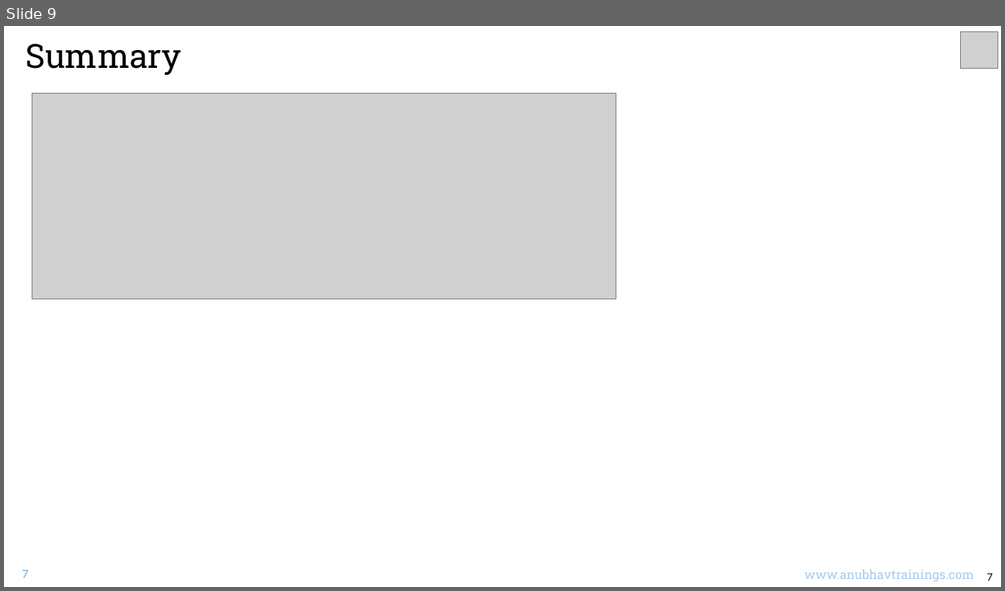
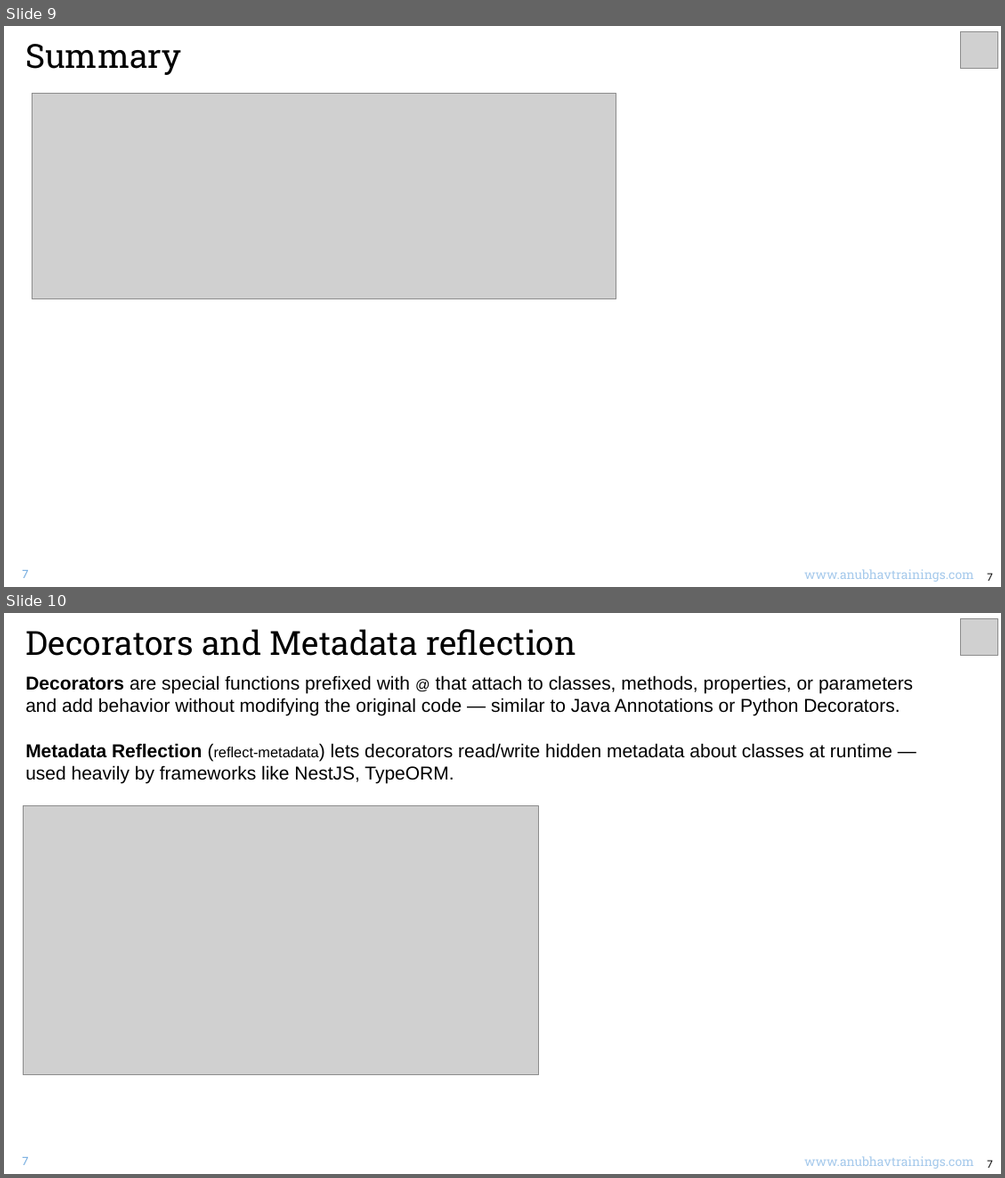
Before and after one commit to soyuztechnologies/typescript_training_capm, a slide deck: Day 2/DAY-2.pptx. Shown one above the other, each under a label of ours: slide 9 before the commit, slides 9 and 10 after it. The pictures are 1005x591 and 1005x1178 pixels, drawn with LibreOffice and Linux fonts; fonts in the diff are those of the drawing; grey boxes stand for pictures. Boxes give left, top, right and bottom in pixels: in the first picture for what was removed or moved away, otherwise in the second. Text is boxed around its words. In the diff, an @@ line names an element or a change of style, - is before the commit and + after.

Commit message:
Auto bot updater Anubhav Trainings

```diff
--- a/Day 2/DAY-2.pptx
+++ b/Day 2/DAY-2.pptx
@@ slide 10 added at bbox=[4, 613, 1001, 1174], background #FFFFFF @@
@@ text added at bbox=[25, 629, 576, 656], 32 pt, text #000000 @@
+Decorators and Metadata reflection
@@ picture added at bbox=[960, 619, 997, 656] @@
@@ text added at bbox=[25, 675, 913, 784], 18 pt, text #000000 @@
+Decorators are special functions prefixed with @ that attach to classes, methods, properties, or parameters and add behavior without modifying the original code — similar to Java Annotations or Python Decorators.
+Metadata Reflection (reflect-metadata) lets decorators read/write hidden metadata about classes at runtime — used heavily by frameworks like NestJS, TypeORM.
@@ picture added at bbox=[23, 806, 539, 1074] @@
@@ text added at bbox=[22, 1157, 28, 1165], 11 pt, text #71AAE0 @@
+7
@@ text added at bbox=[804, 1156, 973, 1168], 12 pt, text #A6CAEC @@
+www.anubhavtrainings.com
@@ text added at bbox=[987, 1159, 993, 1167], 10 pt, text #000000 @@
+7
```
Also in this commit, not shown: 4 other slides added.
